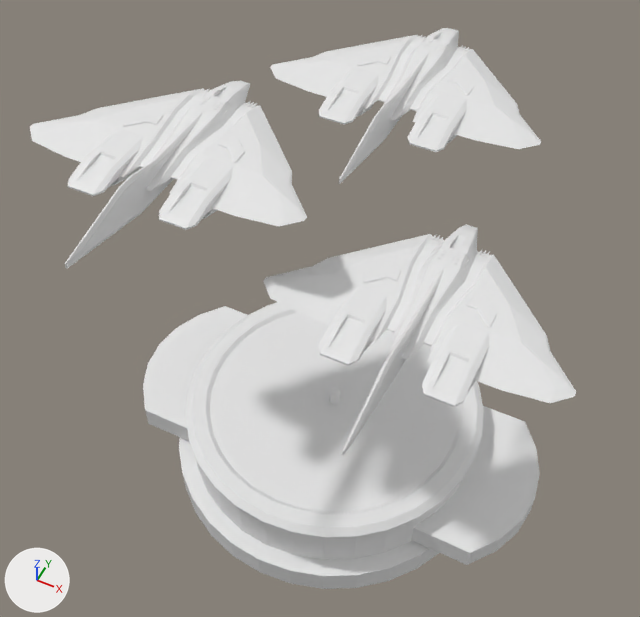
The OBJ model SW_armada/assets/squadrons/unsc/longsword/fighter_mesh.obj as it was, and as the next commit left it.
One viewpoint serves both versions: a 50 mm camera at (0.81, -1.74, 2.92) aimed at (-0.09, 0.06, 0.66). The axes (+X, +Y, +Z) are drawn at lower left. The lights are the same throughout. Where no turn or scale is listed for an object, it has been applied to the vertices. Vertices at the same position are counted once.

Names of what the first picture shows: 'Base_-Squad_-_Unique_Ring_Flat_Torus.008', 'Base_-_Squad_-_Base_pCylinder2_0.002', 'Base_-_Squad_-__Mode.001_Plane.010', 'combined_ls_fighter'.
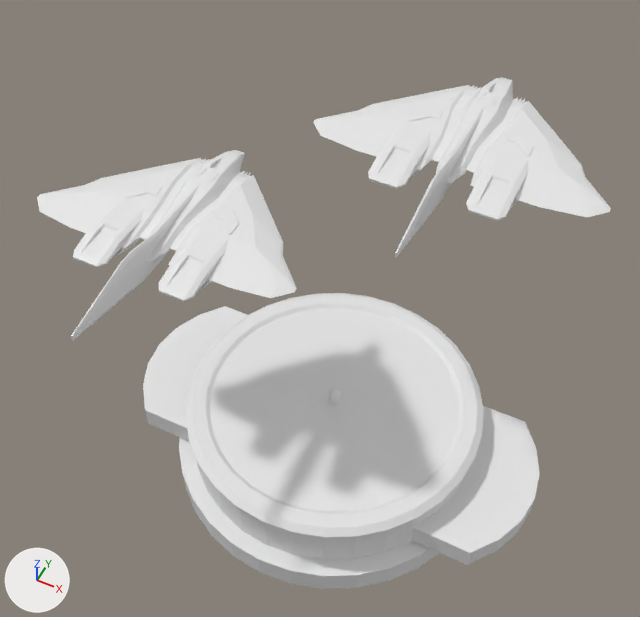
The change, as a diff of the scene's bpy script:
```diff
--- a/SW_armada/assets/squadrons/unsc/longsword/fighter_mesh.obj.py
+++ b/SW_armada/assets/squadrons/unsc/longsword/fighter_mesh.obj.py
@@ me_combined_ls_fighter @@
 # used by ob_combined_ls_fighter; location = (0.0, 0.0, 0.0)
-me_combined_ls_fighter.from_pydata(...)  # 3555 vertices, 6138 faces; spans x -0.9..0.79, y -0.68..0.9, z 1.02..1.41
+me_combined_ls_fighter.from_pydata(...)  # 2370 vertices, 4092 faces; spans x -0.91..0.71, y -0.68..0.7, z 1.02..1.36
+# me_combined_ls_fighter part 1: the loose piece of 187 vertices spanning x -0.07..0.07, y 0.34..0.9, z 1.25..1.34 is moved by (0.26, -0.2, 0.0)
+# me_combined_ls_fighter part 2: the loose piece of 14 vertices spanning x 0.0..0.06, y 0.68..0.7, z 1.32..1.34 is moved by (0.26, -0.2, 0.0)
+# me_combined_ls_fighter part 3: the loose piece of 14 vertices spanning x 0.0..0.06, y 0.7..0.72, z 1.32..1.34 is moved by (0.26, -0.2, 0.0)
+# me_combined_ls_fighter part 4: the loose piece of 14 vertices spanning x 0.0..0.05, y 0.72..0.74, z 1.32..1.34 is moved by (0.26, -0.2, 0.0)
+# me_combined_ls_fighter part 5: the loose piece of 86 vertices spanning x 0.37..0.79, y -0.37..0.14, z 1.04..1.11 is moved by (-0.08, 0.48, 0.2)
+# me_combined_ls_fighter part 6: the loose piece of 24 vertices spanning x 0.1..0.19, y 0.52..0.62, z 1.31..1.32 is moved by (0.26, -0.2, 0.0)
+# me_combined_ls_fighter part 7: the loose piece of 46 vertices spanning x 0.09..0.2, y 0.26..0.51, z 1.29..1.32 is moved by (0.26, -0.2, 0.0)
+# me_combined_ls_fighter part 8: the loose piece of 66 vertices spanning x -0.01..0.01, y 0.0..0.66, z 1.22..1.36 is moved by (0.26, -0.2, 0.0)
+# me_combined_ls_fighter part 9: the loose piece of 86 vertices spanning x -0.45..-0.03, y 0.31..0.82, z 1.24..1.32 is moved by (0.26, -0.2, 0.0)
+# me_combined_ls_fighter part 10: the loose piece of 24 vertices spanning x -0.19..-0.1, y 0.52..0.62, z 1.31..1.32 is moved by (0.26, -0.2, 0.0)
+# me_combined_ls_fighter part 11: the loose piece of 46 vertices spanning x -0.2..-0.09, y 0.26..0.51, z 1.29..1.32 is moved by (0.26, -0.2, 0.0)
+# me_combined_ls_fighter part 12: the loose piece of 12 vertices spanning x 0.1..0.16, y 0.66..0.71, z 1.31..1.32 is moved by (0.26, -0.2, 0.0)
+# me_combined_ls_fighter part 13: 64 loose pieces with 2246 vertices, spanning x -0.9..0.55, y -0.68..0.83, z 1.02..1.41, are deleted
+# me_combined_ls_fighter part 14: 169 vertices removed from x -0.11..0.45, y -0.37..0.82, z 1.04..1.32; 1230 vertices added at x -0.91..0.46, y -0.68..0.63, z 1.02..1.3
```

Where the change shows, as pixel boxes (x1, y1, x2, y2) in the pictures (640 x 617 px; the box of a moved part takes in the faces that stretch with it):
'combined_ls_fighter', reshaped (38% shorter): before (30, 28, 576, 455); after (37, 77, 611, 340)
part 1 of me_combined_ls_fighter, moved or reshaped: before (383, 28, 459, 120); after (436, 77, 513, 184)
part 2 of me_combined_ls_fighter, moved or reshaped: before (434, 48, 447, 57); after (490, 102, 503, 111)
part 3 of me_combined_ls_fighter, moved or reshaped: before (436, 45, 448, 54); after (492, 99, 505, 108)
part 4 of me_combined_ls_fighter, moved or reshaped: before (439, 42, 450, 52); after (494, 95, 506, 105)
part 5 of me_combined_ls_fighter, moved or reshaped: before (424, 251, 576, 403); after (466, 99, 611, 217)
part 6 of me_combined_ls_fighter, moved or reshaped: before (448, 74, 474, 96); after (506, 131, 534, 156)
part 7 of me_combined_ls_fighter, moved or reshaped: before (408, 92, 467, 152); after (466, 152, 528, 221)
part 8 of me_combined_ls_fighter, moved or reshaped: before (339, 53, 429, 183); after (395, 107, 484, 257)
part 9 of me_combined_ls_fighter, moved or reshaped: before (270, 35, 425, 117); after (313, 85, 477, 178)
part 10 of me_combined_ls_fighter, moved or reshaped: before (357, 53, 391, 66); after (407, 107, 443, 122)
part 11 of me_combined_ls_fighter, moved or reshaped: before (319, 68, 378, 125); after (368, 124, 430, 189)
part 12 of me_combined_ls_fighter, moved or reshaped: before (462, 61, 473, 71); after (520, 116, 532, 127)
part 13 of me_combined_ls_fighter, deleted: before (30, 35, 497, 455)
part 14 of me_combined_ls_fighter, built on: before (263, 47, 541, 351); after (37, 97, 518, 340)
